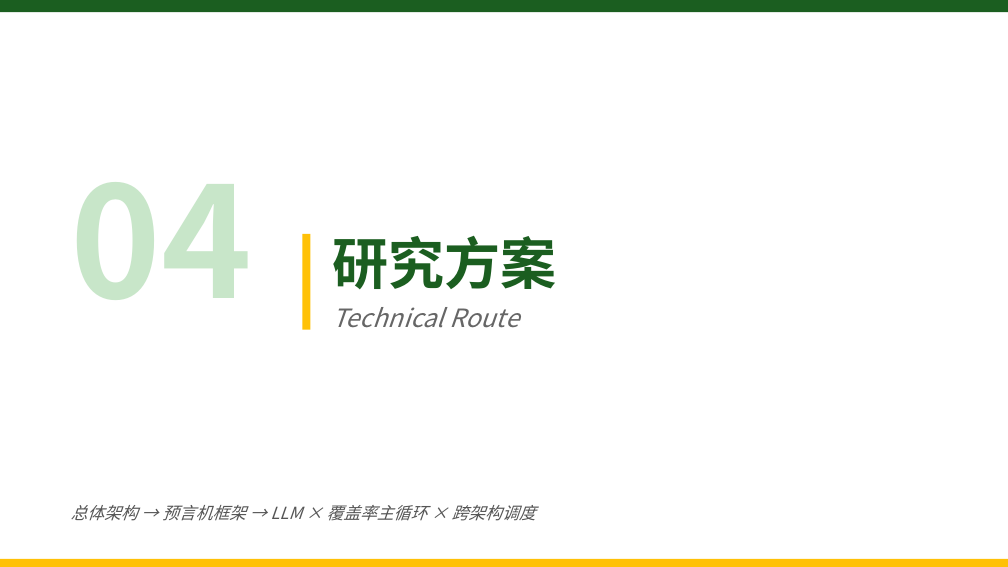
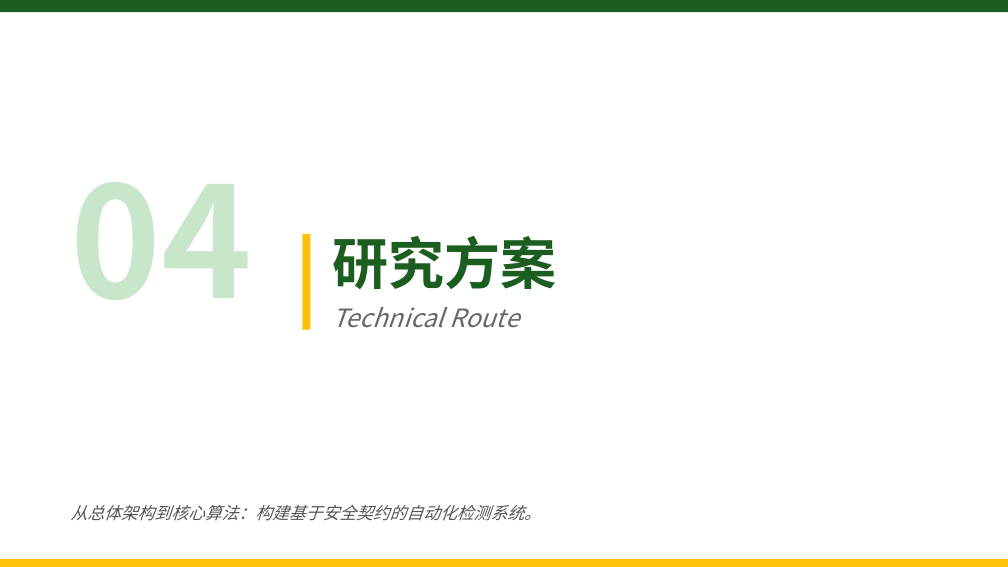
Before and after one commit to zjy-dev/de-fuzz, a slide deck: slide 11 of docs/presentations/pptx-workspace/开题答辩-DeFuzz.pptx (slide 10 before the commit). Drawn at 1008x567 pixels with LibreOffice and Linux fonts; fonts in the diff are those of the drawing. Boxes give left, top, right and bottom in pixels: in the first picture for what was removed or moved away, otherwise in the second. Text is boxed around its words. In the diff, an @@ line names an element or a change of style, - is before the commit and + after.

```diff
--- a/docs/presentations/pptx-workspace/开题答辩-DeFuzz.pptx
+++ b/docs/presentations/pptx-workspace/开题答辩-DeFuzz.pptx
@@ text at (71, 505, 541, 521): text changed @@
-总体架构 → 预言机框架 → LLM × 覆盖率主循环 × 跨架构调度
+从总体架构到核心算法：构建基于安全契约的自动化检测系统。
```
Also in this commit, not shown: 14 other slides changed, 5 slides added, 2 slides removed, 15 other files.
